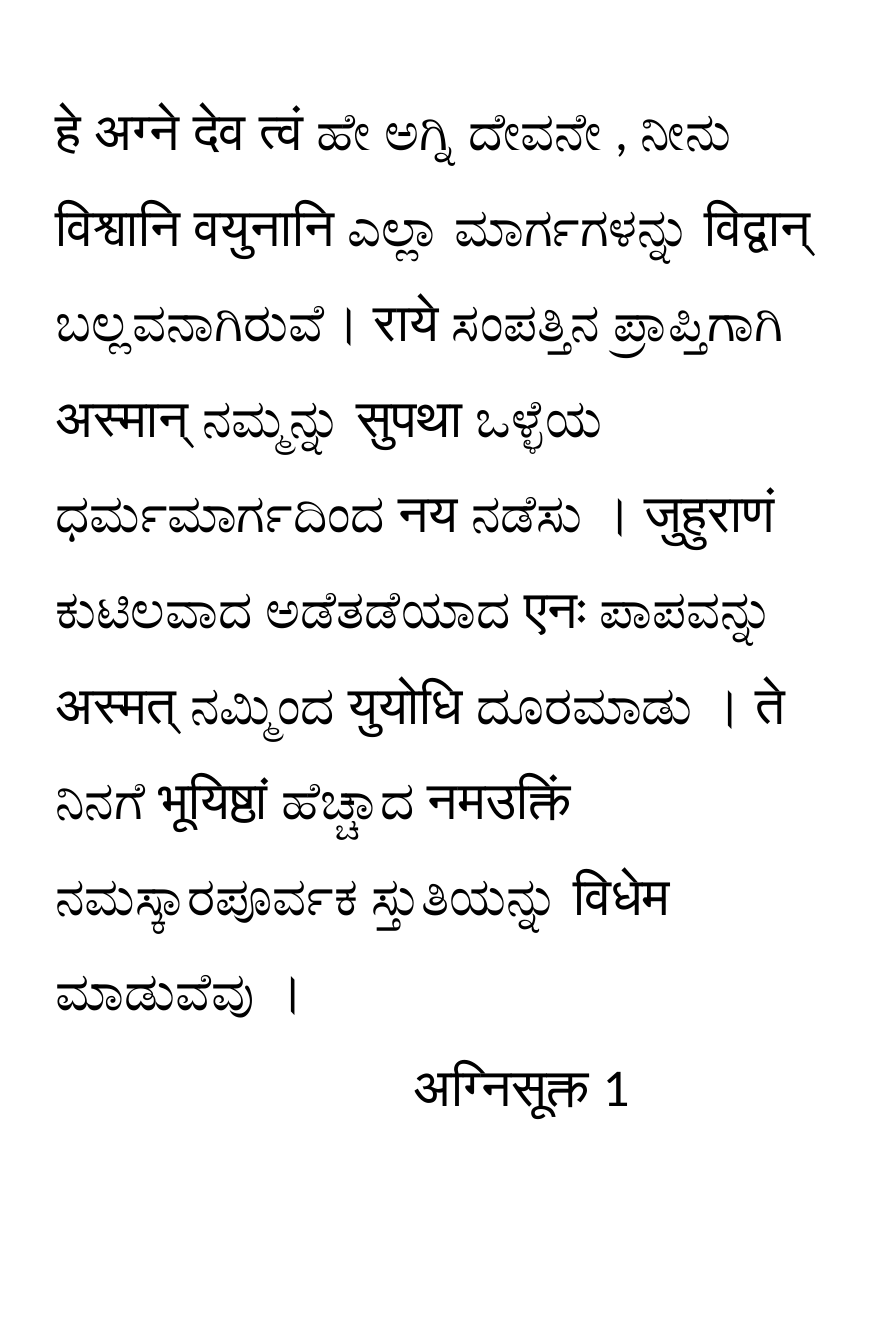
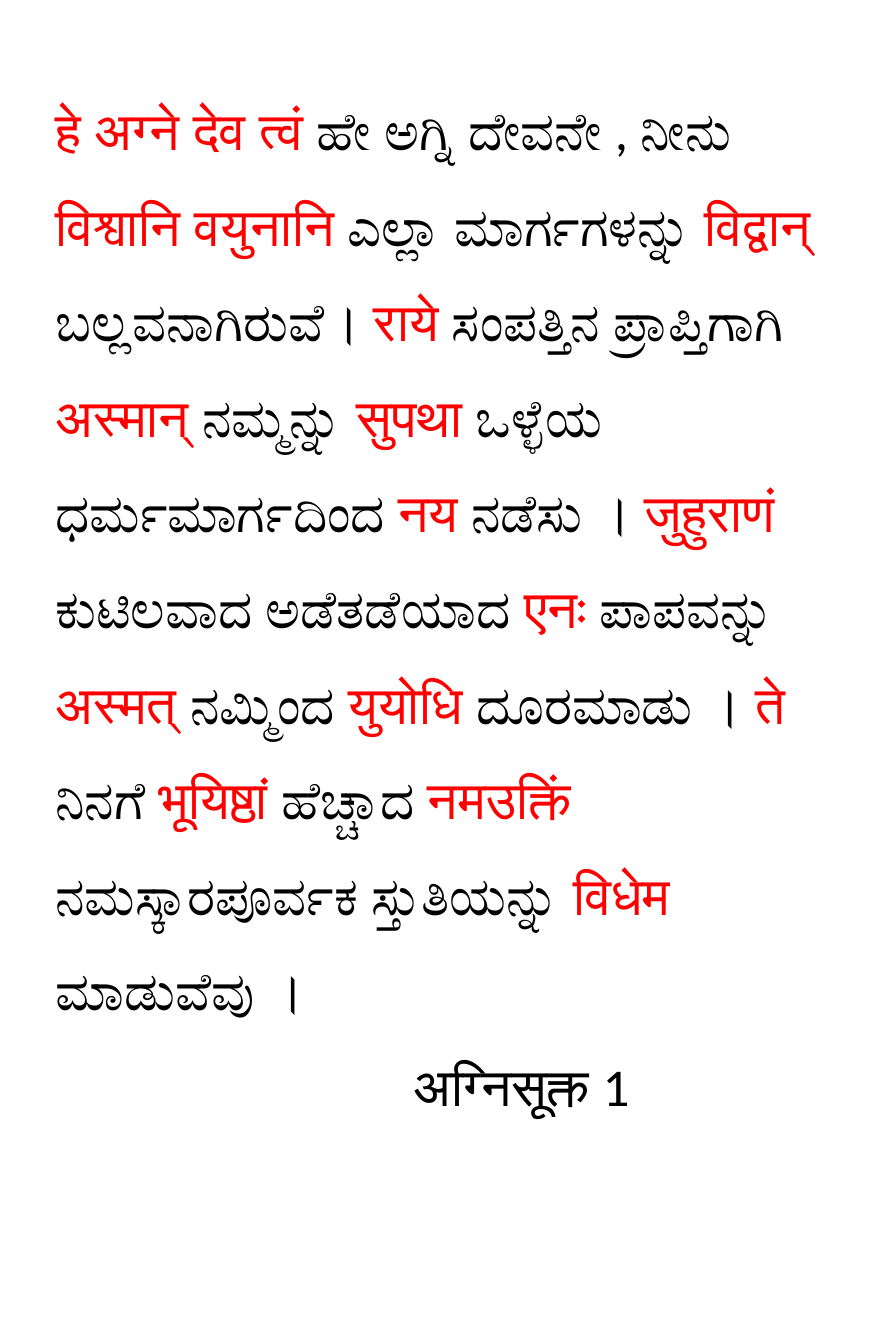
Before and after one commit to GIRISHVBHAGWAT/MY_Documents, a slide deck: slide 1 of Sookta_Artha/agni_sookta.pptx. Drawn at 896x1344 pixels with LibreOffice and Linux fonts; fonts in the diff are those of the drawing; background and template pictures are left out. Boxes give left, top, right and bottom in pixels: in the first picture for what was removed or moved away, otherwise in the second. Text is boxed around its words. In the diff, an @@ line names an element or a change of style, - is before the commit and + after.

Commit message:
re added agnisookta1

```diff
--- a/Sookta_Artha/agni_sookta.pptx
+++ b/Sookta_Artha/agni_sookta.pptx
@@ title "हे अग्ने देव त्वं ಹೇ ..." at [55, 109, 813, 1119]: text colour #000000 to #FF0000 in "हे अग्ने देव त्वं विश्वानि वयुनानि विद्वान् ..." @@
```
